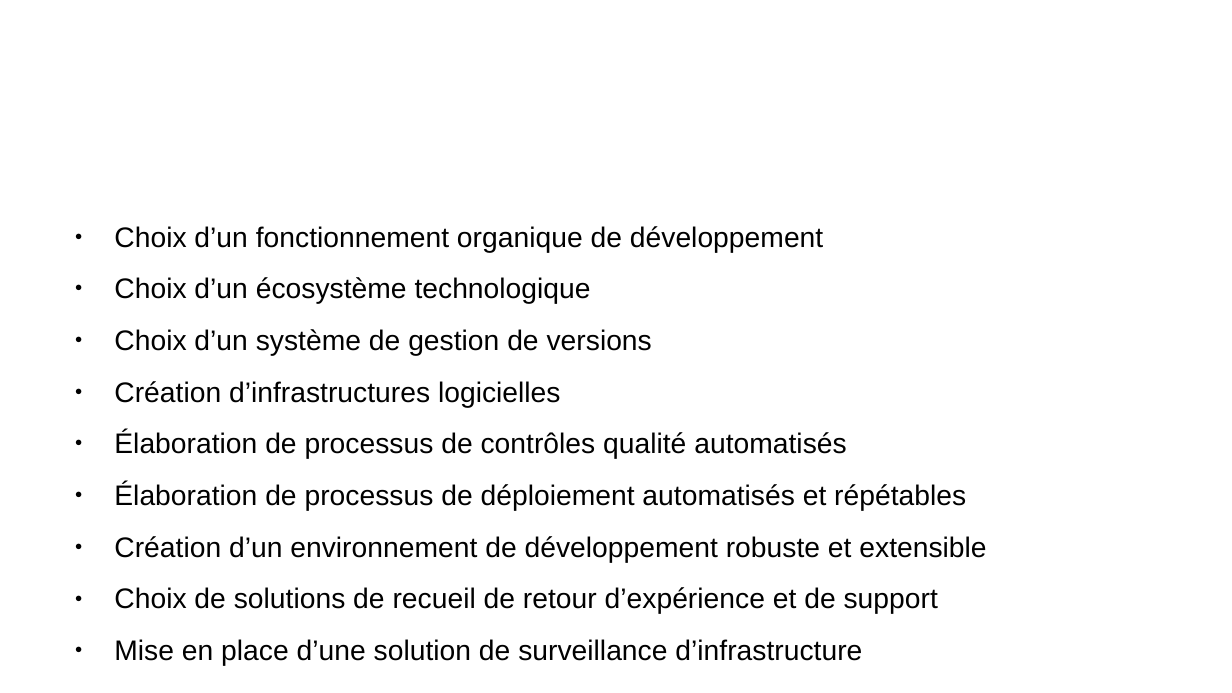
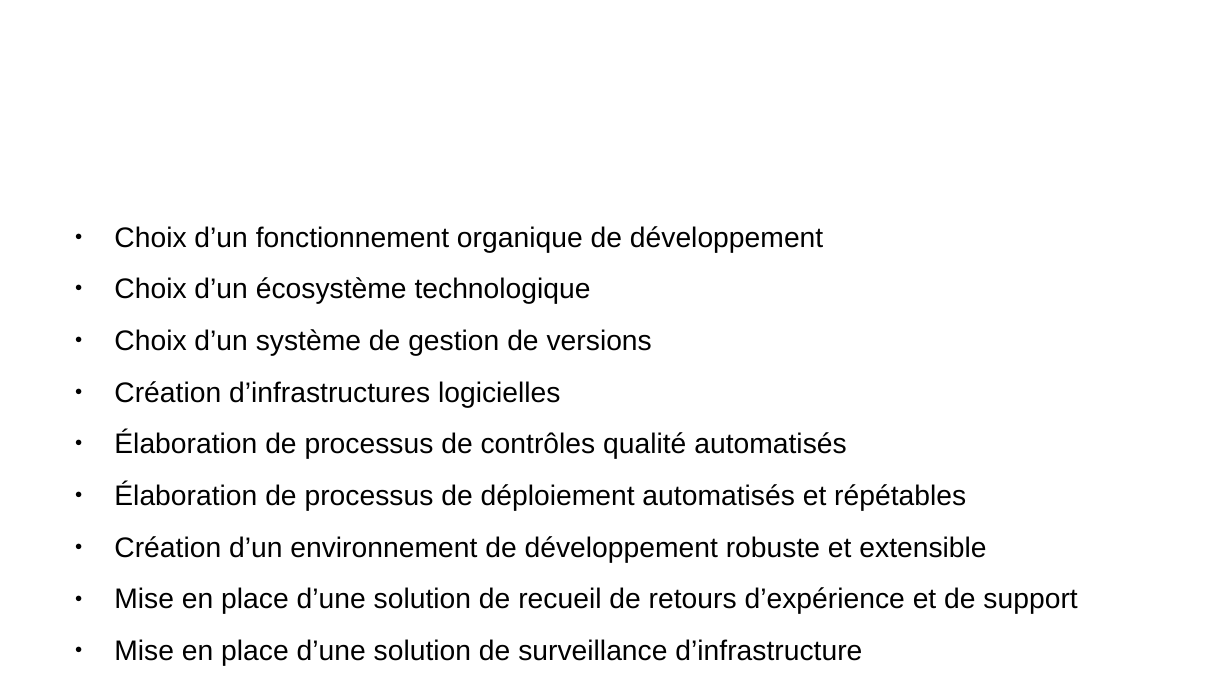
Before and after one commit to remipassmoilesel/ci-cd-plan, a slide deck: slide 3 of ci-cd-plan.odp. Drawn at 1232x693 pixels with LibreOffice and Linux fonts; fonts in the diff are those of the drawing; background and template pictures are left out. Boxes give left, top, right and bottom in pixels: in the first picture for what was removed or moved away, otherwise in the second. Text is boxed around its words. In the diff, an @@ line names an element or a change of style, - is before the commit and + after.

```diff
--- a/ci-cd-plan.odp
+++ b/ci-cd-plan.odp
@@ text at (297, 587, 1077, 614): text changed @@
-● Choix de solutions de recueil de retour d’expérience et de support
+● Mise en place d’une solution de recueil de retours d’expérience et de support
```
Also in this commit, not shown: 4 other slides changed.
